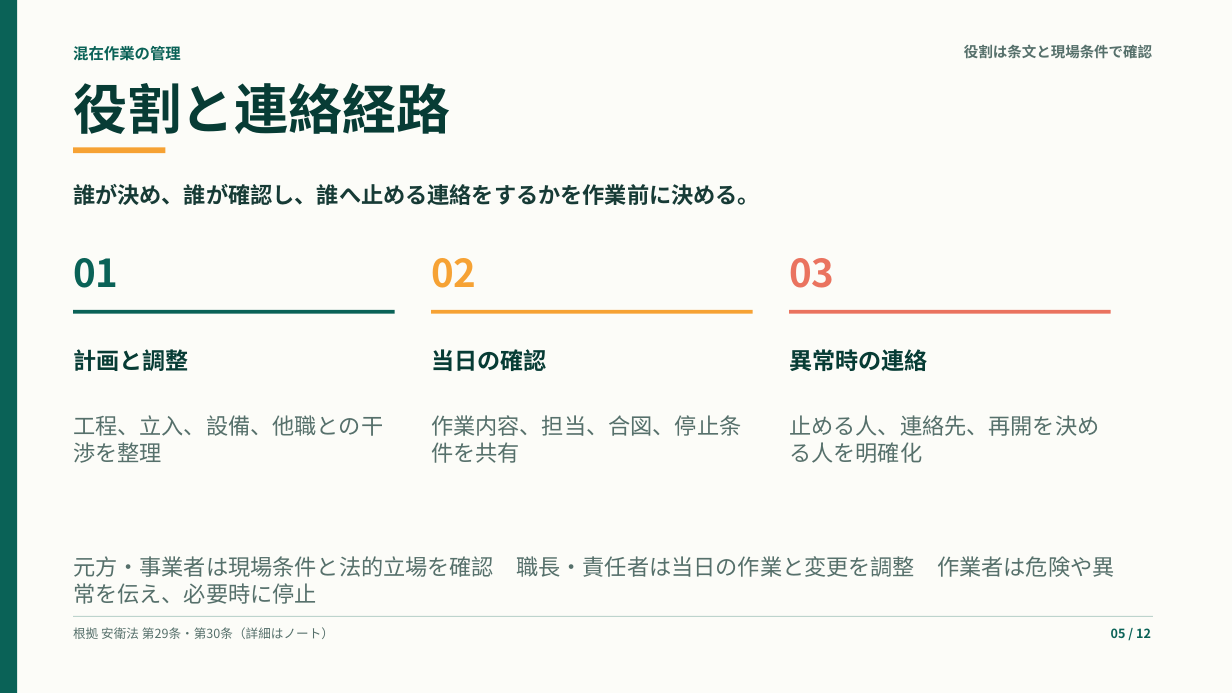
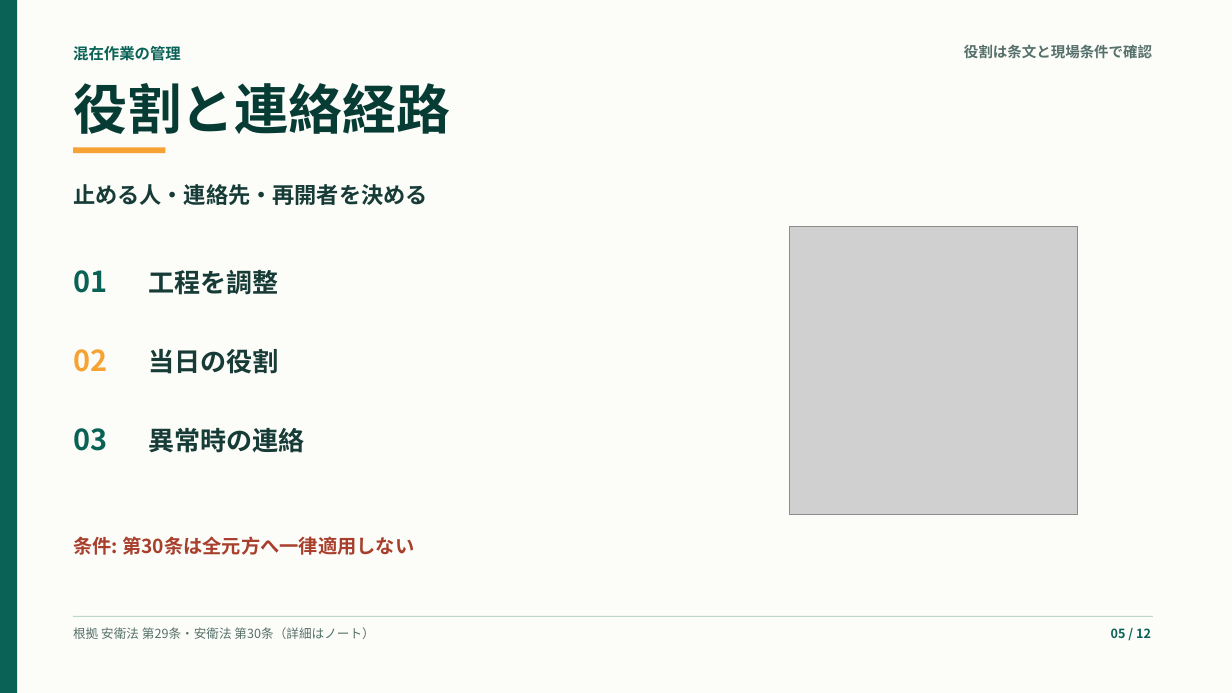
Before and after one commit to kameking-lab/safe-ai-site, a slide deck: slide 5 of web/public/training/safety-seminars/safety-management-basics-osh-law/downloads/safety-management-basics-osh-law-training.pptx. Drawn at 1232x693 pixels with LibreOffice and Linux fonts; fonts in the diff are those of the drawing; grey boxes stand for pictures. Boxes give left, top, right and bottom in pixels: in the first picture for what was removed or moved away, otherwise in the second. Text is boxed around its words. In the diff, an @@ line names an element or a change of style, - is before the commit and + after.

```diff
--- a/web/public/training/safety-seminars/safety-management-basics-osh-law/downloads/safety-management-basics-osh-law-training.pptx
+++ b/web/public/training/safety-seminars/safety-management-basics-osh-law/downloads/safety-management-basics-osh-law-training.pptx
@@ text at box(73, 184, 428, 205): text changed @@
-誰が決め、誰が確認し、誰へ止める連絡をするかを作業前に決める。
+止める人・連絡先・再開者を決める
@@ picture added at box(789, 226, 1078, 515) @@
@@ text "01": place and size @@
-text "01" at box(73, 258, 118, 288)
+text "01" at box(73, 270, 107, 293)
@@ text "01" at box(73, 270, 107, 293): size 30 to 22.5 pt @@
@@ text added at box(148, 270, 278, 295), 20.3 pt, text #173B36, bold @@
+工程を調整
@@ rectangle removed at box(73, 310, 395, 313) @@
@@ rectangle removed at box(432, 310, 753, 313) @@
@@ rectangle removed at box(789, 310, 1111, 313) @@
@@ text "02" at box(73, 349, 107, 372): size 30 to 22.5 pt @@
@@ text "02": place and size @@
-text "02" at box(431, 258, 476, 288)
+text "02" at box(73, 349, 107, 372)
@@ text removed at box(73, 349, 188, 371) @@
-計画と調整
@@ text at box(148, 349, 278, 374): text changed; size 18 to 20.3 pt; text colour #073C35 to #173B36 @@
-当日の確認
+当日の役割
@@ text "03": place and size @@
-text "03" at box(789, 258, 834, 288)
+text "03" at box(73, 428, 107, 451)
@@ text "03" at box(73, 428, 107, 451): size 30 to 22.5 pt, text colour #EA735F to #0A6257 @@
@@ text removed at box(73, 415, 383, 463) @@
-工程、立入、設備、他職との干渉を整理
@@ text "異常時の連絡": place and size @@
-text "異常時の連絡" at box(789, 349, 928, 371)
+text "異常時の連絡" at box(148, 428, 304, 453)
@@ text "異常時の連絡" at box(148, 428, 304, 453): size 18 to 20.3 pt, text colour #073C35 to #173B36 @@
@@ text removed at box(789, 415, 1099, 463) @@
-止める人、連絡先、再開を決める人を明確化
@@ text at box(73, 536, 414, 555): text changed; size 17.3 to 15 pt; text colour #56706B to #A83F2D; bold on @@
-作業内容、担当、合図、停止条件を共有
+条件: 第30条は全元方へ一律適用しない
@@ text removed at box(73, 556, 1114, 604) @@
-元方・事業者は現場条件と法的立場を確認 職長・責任者は当日の作業と変更を調整 作業者は危険や異常を伝え、必要時に停止
@@ text at box(73, 627, 374, 639): text changed @@
-根拠 安衛法 第29条・第30条（詳細はノート）
+根拠 安衛法 第29条・安衛法 第30条（詳細はノート）
```
Also in this commit, not shown: 11 other slides changed, 14 other files.
